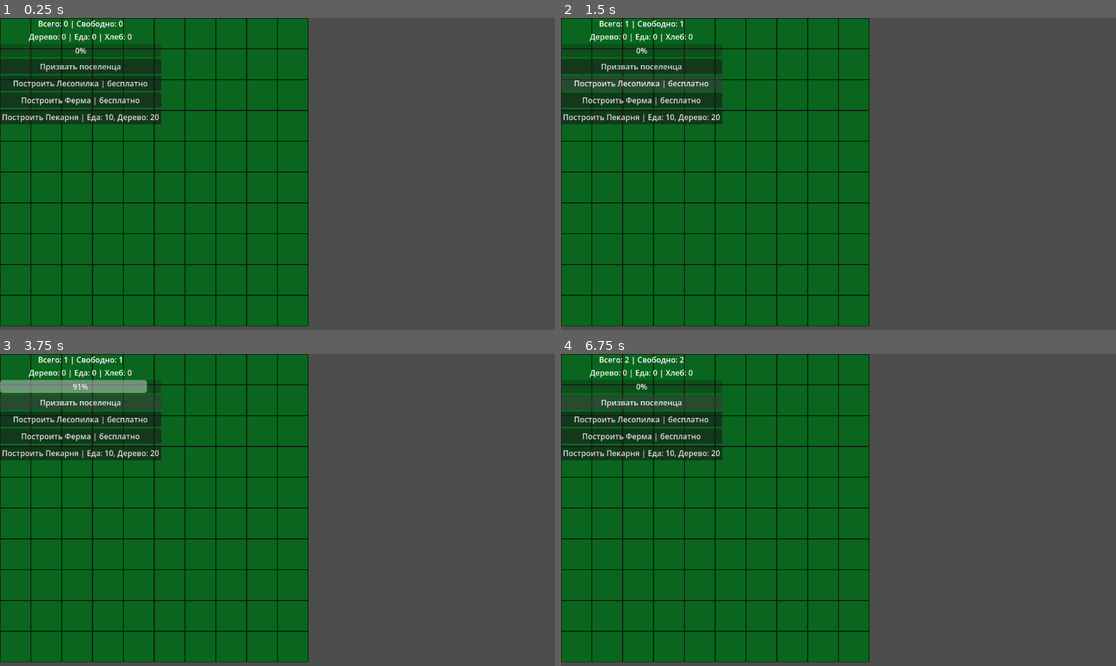
Above: before the commit, frames 1-4 (two rows, left to right).
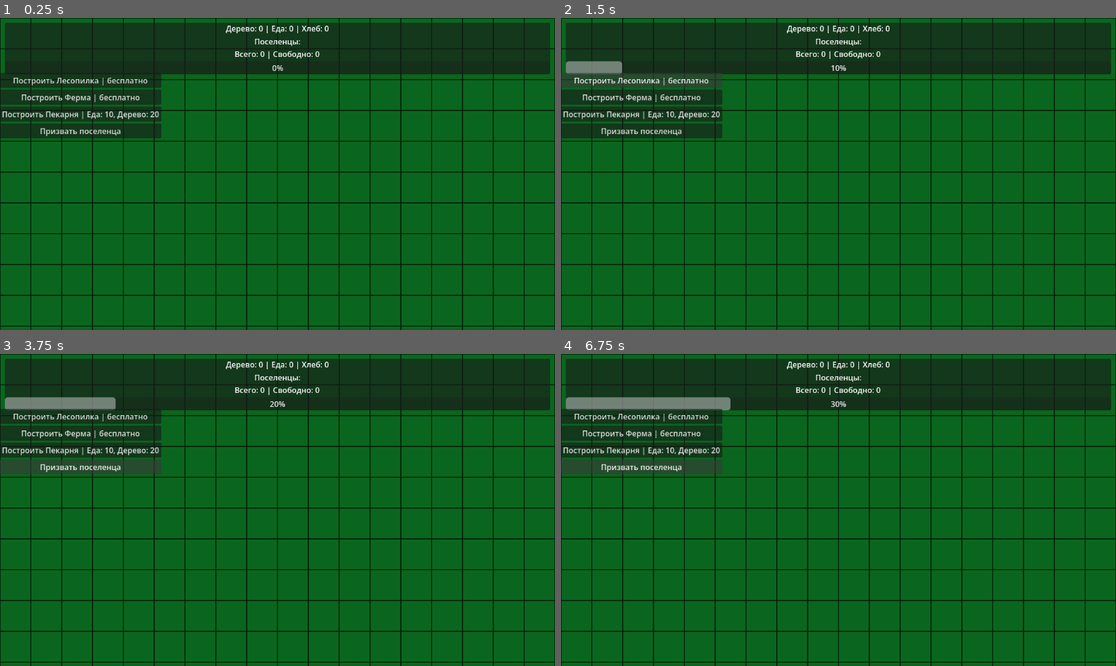
Above: after the commit, the same moments.

Repository: Daffix1/AppFromMyDad
Game: Godot game, scene res://Main.tscn
The game is run twice, just before and just after one commit, with the same random seed, the same clock (stepped at 60 frames per second) and the same inputs.
Inputs:
- Up to frame 1 (0.25 s): no input
- Up to frame 2 (1.5 s): click "Призвать поселенца" at 0.5 s; click "Построить Лесопилка | бесплат…" at 1.25 s
- Up to frame 3 (3.75 s): click "Построить Ферма | бесплатно" at 2 s; click "Построить Пекарня | Еда: 10, …" at 2.75 s; click "Призвать поселенца" at 3.5 s
- Up to frame 4 (6.75 s): click "Построить Лесопилка | бесплат…" at 4.25 s; click "Построить Ферма | бесплатно" at 5 s; click "Построить Пекарня | Еда: 10, …" at 5.75 s; click "Призвать поселенца" at 6.5 s

The runs differ from the first frame. In frame 1, 55% of the frame differs, in the area x 0-100%, y 0-100%; in frame 2, 55%; in frame 3, 57%; in frame 4, 56%.

Commit message:
stable version 0.1

Diff:
--- a/Main.tscn
+++ b/Main.tscn
@@ -31,76 +31,6 @@
 [node name="Camera2D" type="Camera2D" parent="." unique_id=721475570]
 anchor_mode = 0
 
-[node name="CanvasLayer" type="CanvasLayer" parent="." unique_id=2135618060]
-
-[node name="UI" type="Control" parent="CanvasLayer" unique_id=753007504]
-layout_mode = 3
-anchors_preset = 0
-offset_right = 40.0
-offset_bottom = 40.0
-script = ExtResource("1_glv2v")
-
-[node name="VBoxContainer" type="VBoxContainer" parent="CanvasLayer/UI" unique_id=334396567]
-layout_mode = 0
-offset_right = 295.0
-offset_bottom = 89.0
-
-[node name="PopulationLabel" type="Label" parent="CanvasLayer/UI/VBoxContainer" unique_id=915190966]
-layout_mode = 2
-text = "Население: 0"
-horizontal_alignment = 1
-
-[node name="ResourceLabel" type="Label" parent="CanvasLayer/UI/VBoxContainer" unique_id=162904594]
-layout_mode = 2
-horizontal_alignment = 1
-
-[node name="ProgressBar" type="ProgressBar" parent="CanvasLayer/UI/VBoxContainer" unique_id=2078620015]
-layout_mode = 2
-max_value = 10.0
-
-[node name="SummonButton" type="Button" parent="CanvasLayer/UI/VBoxContainer" unique_id=1032205905]
-layout_mode = 2
-text = "Призвать поселенца"
-
-[node name="BuildMenuContainer" type="VBoxContainer" parent="CanvasLayer/UI/VBoxContainer" unique_id=290582852]
-layout_mode = 2
-script = ExtResource("2_3dxm6")
-
-[node name="SelectedBuildingPanel" type="VBoxContainer" parent="CanvasLayer/UI/VBoxContainer" unique_id=943062837]
-layout_mode = 2
-script = ExtResource("2_fos0i")
-
-[node name="SelectedBuildingNameLabel" type="Label" parent="CanvasLayer/UI/VBoxContainer/SelectedBuildingPanel" unique_id=1811912775]
-layout_mode = 2
-text = "Здание не выбрано"
-
-[node name="SelectedBuildingWorkersLabel" type="Label" parent="CanvasLayer/UI/VBoxContainer/SelectedBuildingPanel" unique_id=1434848244]
-layout_mode = 2
-text = "Рабочих 0 / 0"
-
-[node name="SelectedBuildingProductionLabel" type="Label" parent="CanvasLayer/UI/VBoxContainer/SelectedBuildingPanel" unique_id=1015243072]
-layout_mode = 2
-text = "Производство - "
-
-[node name="SelectedBuildingProgressLabel" type="Label" parent="CanvasLayer/UI/VBoxContainer/SelectedBuildingPanel" unique_id=429000745]
-layout_mode = 2
-text = "Прогресс - "
-
-[node name="SelectedBuildingStatusLabel" type="Label" parent="CanvasLayer/UI/VBoxContainer/SelectedBuildingPanel" unique_id=1005990223]
-layout_mode = 2
-text = "Статус -"
-
-[node name="WorkerButtonsContainer" type="HBoxContainer" parent="CanvasLayer/UI/VBoxContainer/SelectedBuildingPanel" unique_id=886690107]
-layout_mode = 2
-
-[node name="AddWorkerButton" type="Button" parent="CanvasLayer/UI/VBoxContainer/SelectedBuildingPanel/WorkerButtonsContainer" unique_id=1129312899]
-layout_mode = 2
-text = "+"
-
-[node name="RemoveWorkerButton" type="Button" parent="CanvasLayer/UI/VBoxContainer/SelectedBuildingPanel/WorkerButtonsContainer" unique_id=736366879]
-layout_mode = 2
-text = "-"
-
 [node name="World" type="Node2D" parent="." unique_id=1704474968]
 script = ExtResource("2_r0du0")
 
@@ -109,3 +39,93 @@
 
 [node name="BuildingLayer" type="TileMapLayer" parent="World" unique_id=51915293]
 tile_set = SubResource("TileSet_lgr22")
+
+[node name="CanvasLayer" type="CanvasLayer" parent="." unique_id=2135618060]
+
+[node name="HUDController" type="Node" parent="CanvasLayer" unique_id=1972714141]
+script = ExtResource("1_glv2v")
+
+[node name="TopBarPanel" type="PanelContainer" parent="CanvasLayer" unique_id=101832698]
+anchors_preset = -1
+anchor_right = 1.0
+offset_left = 10.0
+offset_top = 10.0
+offset_right = -10.0
+offset_bottom = 100.0
+
+[node name="TopBar" type="VBoxContainer" parent="CanvasLayer/TopBarPanel" unique_id=1517710336]
+layout_mode = 2
+
+[node name="ResourceLabel" type="Label" parent="CanvasLayer/TopBarPanel/TopBar" unique_id=162904594]
+layout_mode = 2
+horizontal_alignment = 1
+
+[node name="PopulationLabel" type="Label" parent="CanvasLayer/TopBarPanel/TopBar" unique_id=915190966]
+layout_mode = 2
+text = "Население: 0"
+horizontal_alignment = 1
+
+[node name="ProgressBar" type="ProgressBar" parent="CanvasLayer/TopBarPanel/TopBar" unique_id=2078620015]
+layout_mode = 2
+max_value = 10.0
+
+[node name="LeftPanel" type="VBoxContainer" parent="CanvasLayer" unique_id=1677559018]
+custom_minimum_size = Vector2(260, 0)
+anchors_preset = 4
+anchor_top = 0.5
+anchor_bottom = 0.5
+offset_top = -210.0
+offset_right = 260.0
+offset_bottom = 210.0
+grow_vertical = 2
+
+[node name="BuildMenuContainer" type="VBoxContainer" parent="CanvasLayer/LeftPanel" unique_id=290582852]
+layout_mode = 2
+script = ExtResource("2_3dxm6")
+
+[node name="SummonButton" type="Button" parent="CanvasLayer/LeftPanel" unique_id=1032205905]
+layout_mode = 2
+text = "Призвать поселенца"
+
+[node name="SelectedBuildingPanel" type="VBoxContainer" parent="CanvasLayer" unique_id=943062837]
+anchors_preset = 3
+anchor_left = 1.0
+anchor_top = 1.0
+anchor_right = 1.0
+anchor_bottom = 1.0
+offset_left = -160.0
+offset_top = -166.0
+grow_horizontal = 0
+grow_vertical = 0
+script = ExtResource("2_fos0i")
+
+[node name="SelectedBuildingNameLabel" type="Label" parent="CanvasLayer/SelectedBuildingPanel" unique_id=1811912775]
+layout_mode = 2
+text = "Здание не выбрано"
+
+[node name="SelectedBuildingWorkersLabel" type="Label" parent="CanvasLayer/SelectedBuildingPanel" unique_id=1434848244]
+layout_mode = 2
+text = "Рабочих 0 / 0"
+
+[node name="SelectedBuildingProductionLabel" type="Label" parent="CanvasLayer/SelectedBuildingPanel" unique_id=1015243072]
+layout_mode = 2
+text = "Производство - "
+
+[node name="SelectedBuildingProgressLabel" type="Label" parent="CanvasLayer/SelectedBuildingPanel" unique_id=429000745]
+layout_mode = 2
+text = "Прогресс - "
+
+[node name="SelectedBuildingStatusLabel" type="Label" parent="CanvasLayer/SelectedBuildingPanel" unique_id=1005990223]
+layout_mode = 2
+text = "Статус -"
+
+[node name="WorkerButtonsContainer" type="HBoxContainer" parent="CanvasLayer/SelectedBuildingPanel" unique_id=886690107]
+layout_mode = 2
+
+[node name="AddWorkerButton" type="Button" parent="CanvasLayer/SelectedBuildingPanel/WorkerButtonsContainer" unique_id=1129312899]
+layout_mode = 2
+text = "+"
+
+[node name="RemoveWorkerButton" type="Button" parent="CanvasLayer/SelectedBuildingPanel/WorkerButtonsContainer" unique_id=736366879]
+layout_mode = 2
+text = "-"
--- a/project.godot
+++ b/project.godot
@@ -12,7 +12,7 @@
 
 config/name="Test Game Clicker"
 run/main_scene="uid://c7yfodsbfttgp"
-config/features=PackedStringArray("4.6", "Forward Plus")
+config/features=PackedStringArray("4.7", "Forward Plus")
 config/icon="res://icon.svg"
 
 [autoload]
--- a/scripts/managers/PopulationManager.gd
+++ b/scripts/managers/PopulationManager.gd
@@ -13,7 +13,7 @@
 var required_points: int = 10
 
 # ===== Бонусы =====
-var click_power: int = 10
+var click_power: int = 1
 
 func add_click() -> void:
 	attraction_points += click_power
--- a/scripts/ui/UiController.gd
+++ b/scripts/ui/UiController.gd
@@ -1,10 +1,9 @@
-extends Control
+extends Node
 
-# Основное меню с ресурсами
-@onready var population_label: Label = $VBoxContainer/PopulationLabel
-@onready var resource_label: Label = $VBoxContainer/ResourceLabel
-@onready var progress_bar: ProgressBar = $VBoxContainer/ProgressBar
-@onready var summon_button: Button = $VBoxContainer/SummonButton
+@onready var resource_label: Label = $"../TopBarPanel/TopBar/ResourceLabel"
+@onready var population_label: Label = $"../TopBarPanel/TopBar/PopulationLabel"
+@onready var progress_bar: ProgressBar = $"../TopBarPanel/TopBar/ProgressBar"
+@onready var summon_button: Button = $"../LeftPanel/SummonButton"
 
 
 # Кнопка призыва рабочего
@@ -14,6 +13,7 @@
 # ________________         обновление всех лейблов на экране        ________________
 func update_population_ui() -> void:
 	population_label.text = (
+		"Поселенцы:\n" +
 		"Всего: "
 		+ str(PopulationManager.total_population)
 		+ " | Свободно: "
--- a/scripts/world/WorldGenerator.gd
+++ b/scripts/world/WorldGenerator.gd
@@ -1,7 +1,7 @@
 extends Node2D
 
-@export var map_width: int = 10
-@export var map_height: int = 10
+@export var map_width: int = 40
+@export var map_height: int = 40
 
 @export var ground_source_id: int = 0
 @export var building_source_id: int = 0
